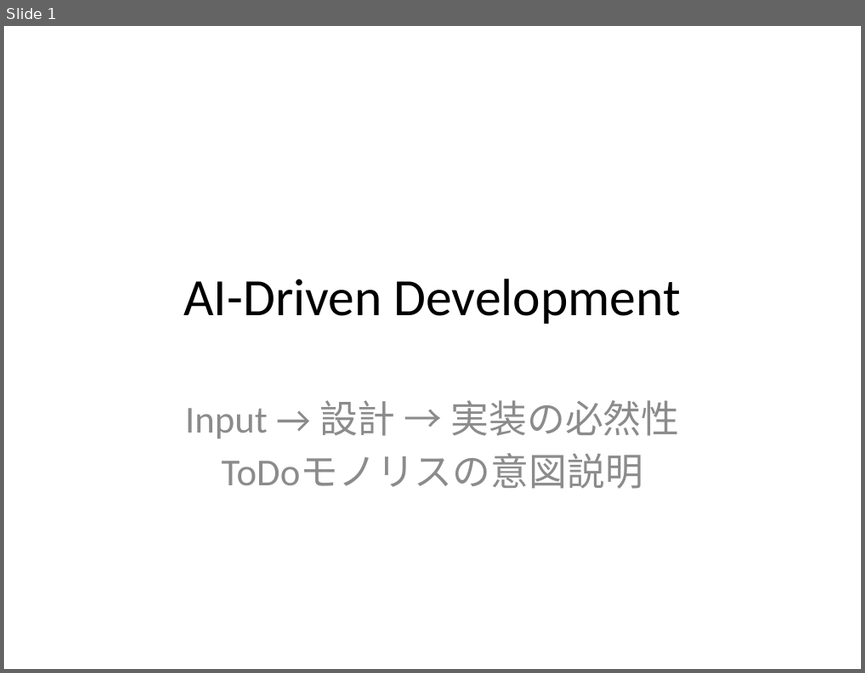
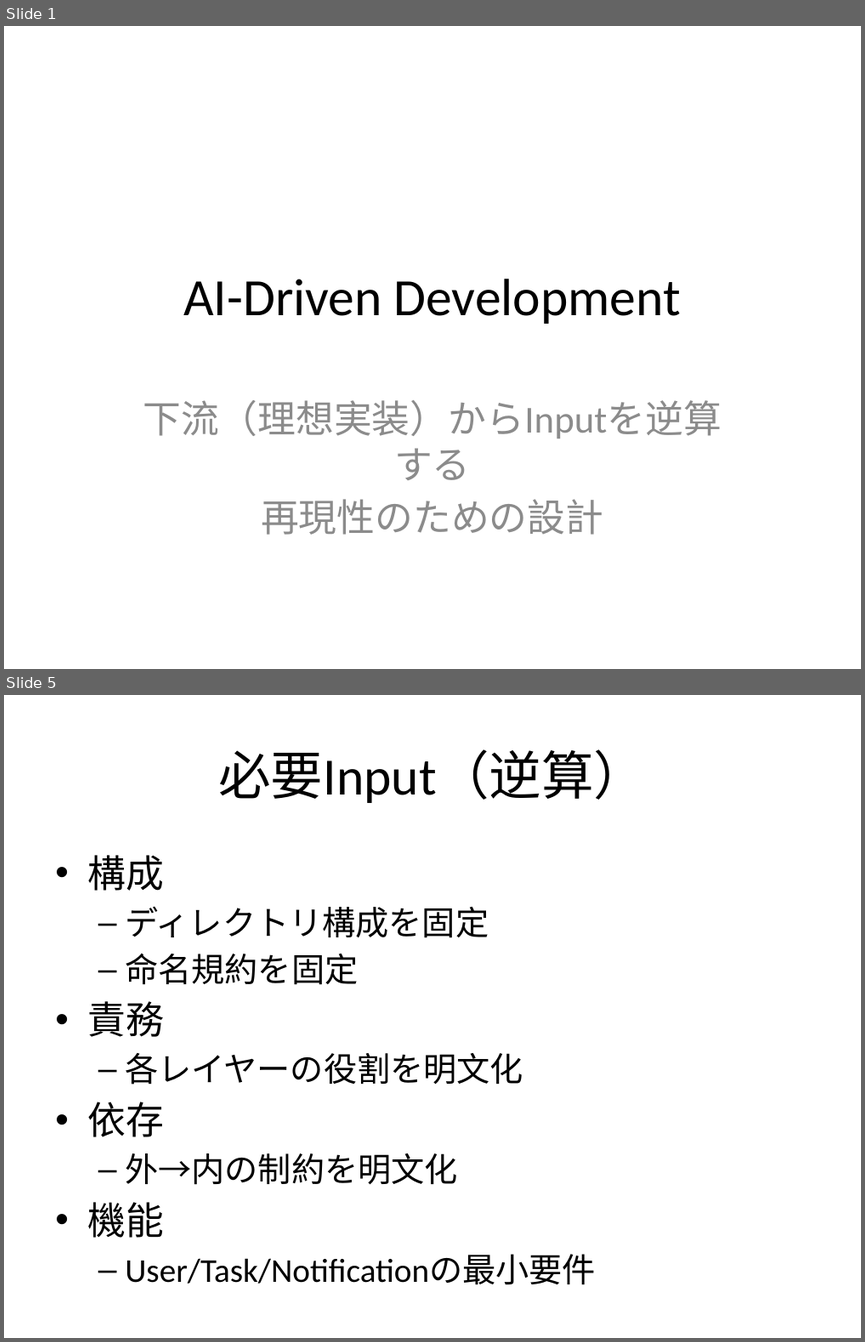
Before and after one commit to ttoaistudio/ai-driven-development, a slide deck: slides/ai-driven-development-intent.pptx. Shown one above the other, each under a label of ours: slide 1 before the commit, slides 1 and 5 after it; the slides between them are not shown. The pictures are 865x673 and 865x1342 pixels, drawn with LibreOffice and Linux fonts; fonts in the diff are those of the drawing. Boxes give left, top, right and bottom in pixels: in the first picture for what was removed or moved away, otherwise in the second. Text is boxed around its words. In the diff, an @@ line names an element or a change of style, - is before the commit and + after.

```diff
--- a/slides/ai-driven-development-intent.pptx
+++ b/slides/ai-driven-development-intent.pptx
@@ slide 5 added at (x1=4, y1=695, x2=861, y2=1338), background #FFFFFF @@
@@ title added at (x1=218, y1=749, x2=646, y2=803), 44 pt, text #000000 @@
+必要Input（逆算）
@@ text added at (x1=87, y1=855, x2=595, y2=1284), 28 pt, text #000000 @@
+• 構成
+  – ディレクトリ構成を固定
+  – 命名規約を固定
+• 責務
+  – 各レイヤーの役割を明文化
+• 依存
+  – 外→内の制約を明文化
+• 機能
+  – User/Task/Notificationの最小要件
@@ slide 1 changed as well @@
@@ subtitle at (x1=143, y1=400, x2=721, y2=534): text changed @@
-Input → 設計 → 実装の必然性
-ToDoモノリスの意図説明
+下流（理想実装）からInputを逆算する
+再現性のための設計
```
Also in this commit, not shown: 2 other slides changed, 5 other slides added, 6 slides removed, 5 other files.
